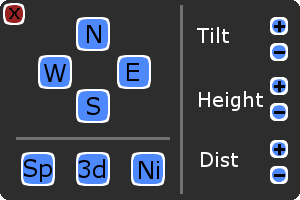
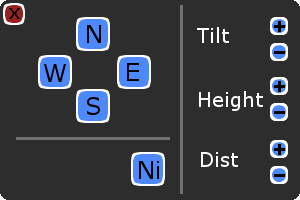
The second 300 x 200 image is a revision of the first. Changes to its layers:
removed layer "splitText" over [24, 159, 52, 182]
removed group "split" (2 layers) over [21, 152, 55, 186]
removed layer "Layer #12" from group "split" over [23, 154, 53, 184]
removed layer "Layer #13" from group "split" over [21, 152, 55, 186]
removed layer "perspectiveText" over [79, 159, 105, 178]
removed group "perspective" (2 layers) over [76, 152, 110, 186]
removed layer "Layer #10" from group "perspective" over [78, 154, 108, 184]
removed layer "Layer #11" from group "perspective" over [76, 152, 110, 186]
